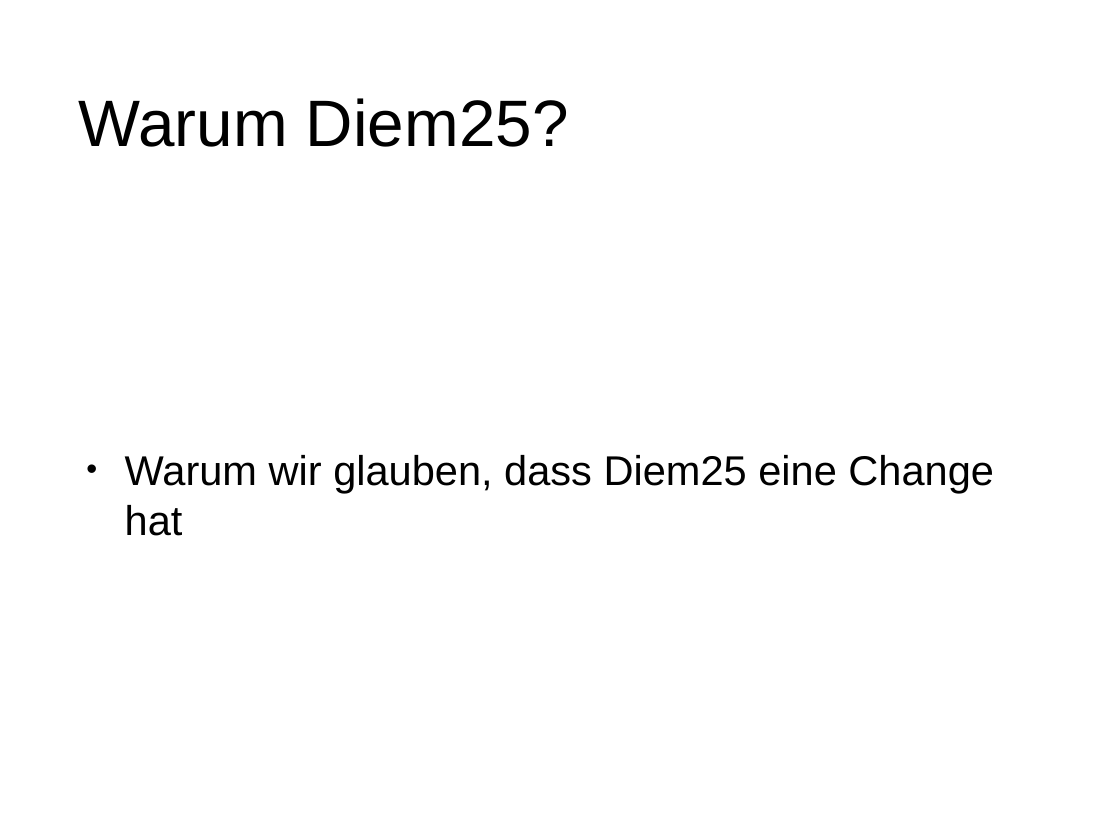
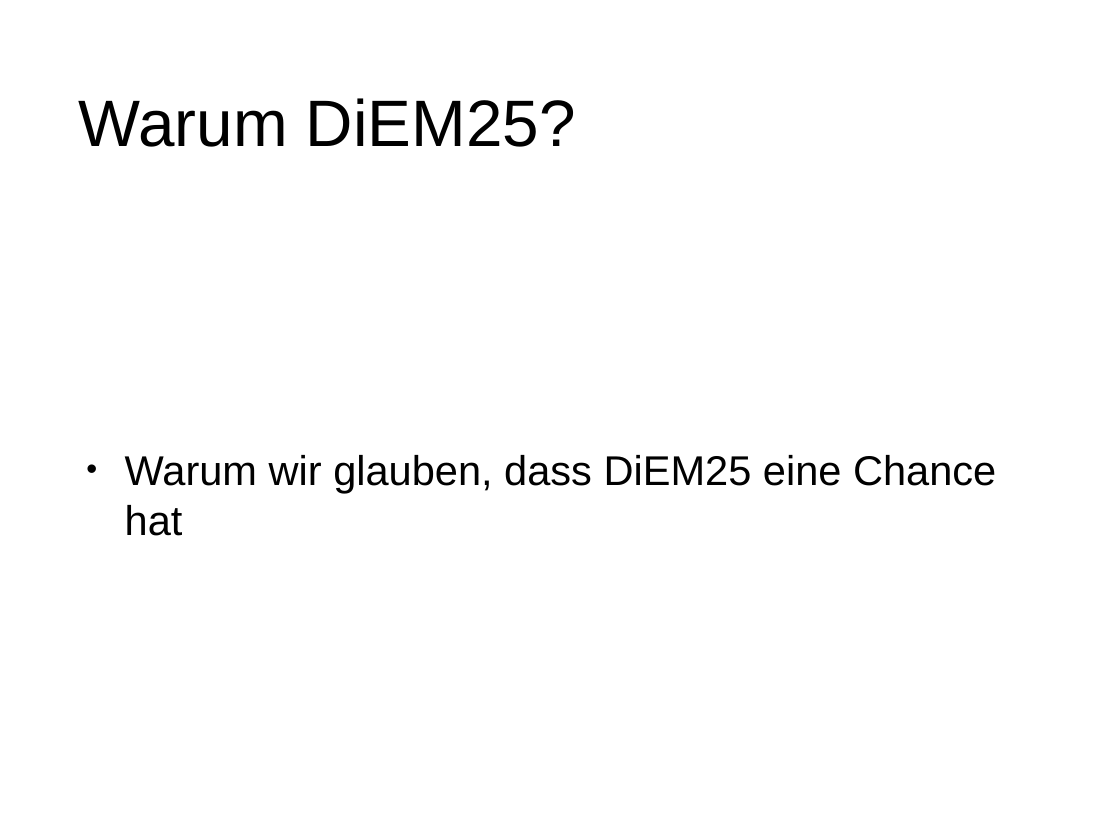
Before and after one commit to emufreak/Diem25-Documents, a slide deck: slide 6 of Diem25 Introduction DE.pptx. Drawn at 1120x840 pixels with LibreOffice and Linux fonts; fonts in the diff are those of the drawing; background and template pictures are left out. Boxes give left, top, right and bottom in pixels: in the first picture for what was removed or moved away, otherwise in the second. Text is boxed around its words. In the diff, an @@ line names an element or a change of style, - is before the commit and + after.

```diff
--- a/Diem25 Introduction DE.pptx
+++ b/Diem25 Introduction DE.pptx
@@ title at <box>79,98,576,147</box>: text changed @@
-  Warum Diem25?
+  Warum DiEM25?
@@ text at <box>125,455,996,536</box>: text changed @@
-• Warum wir glauben, dass Diem25 eine Change hat
+• Warum wir glauben, dass DiEM25 eine Chance hat
```
Also in this commit, not shown: 6 other slides changed, 3 other files.
